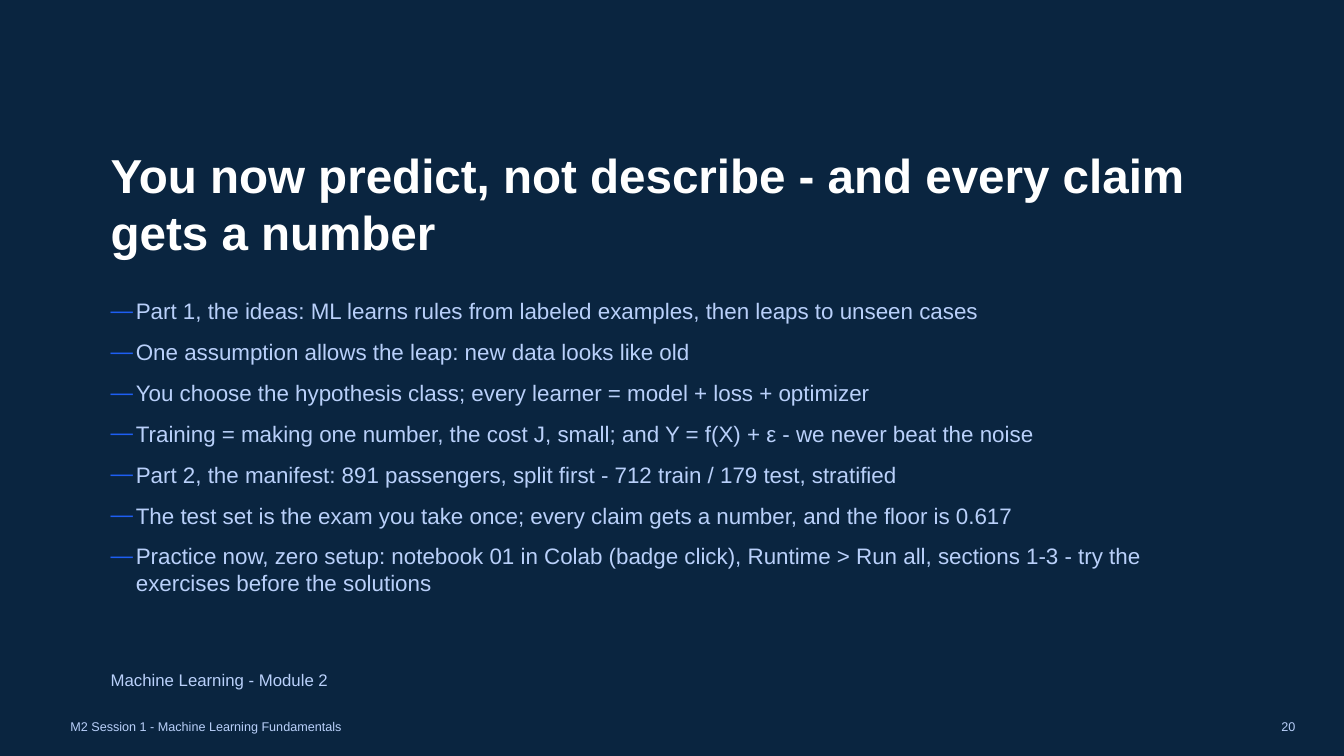
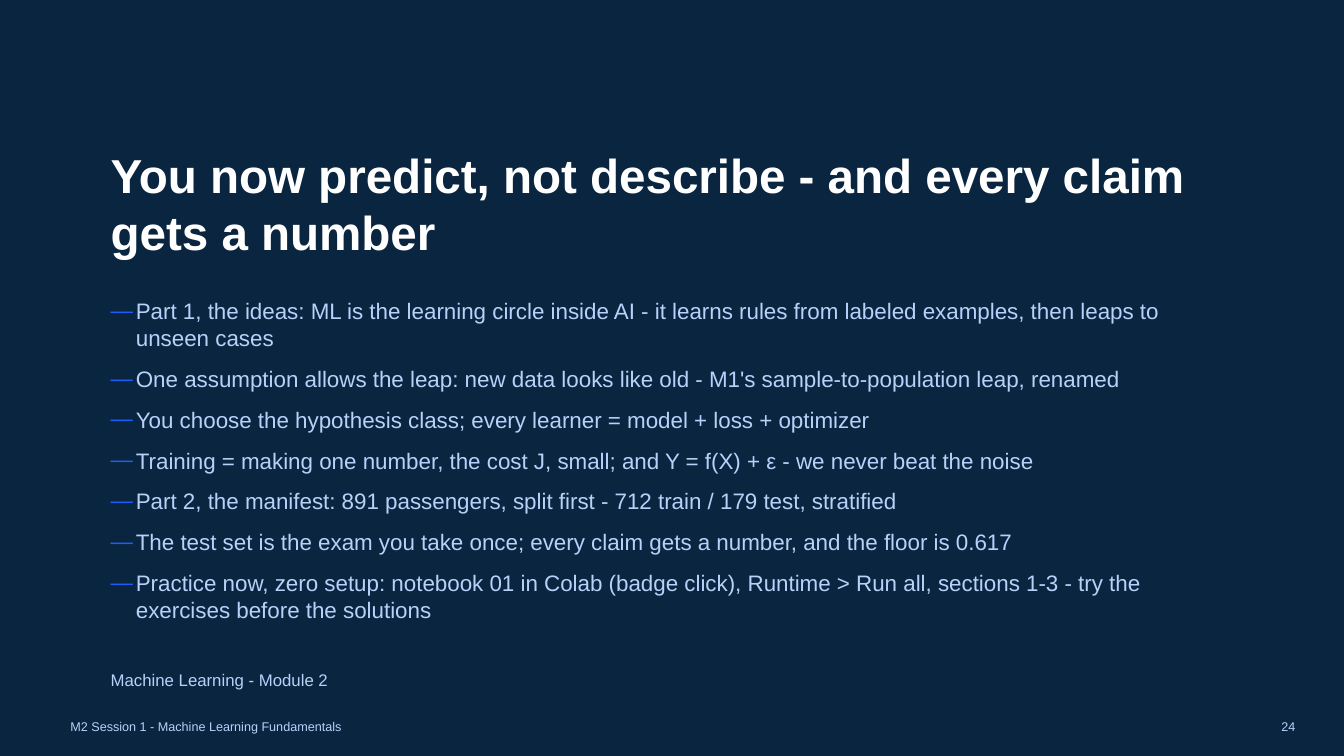
Before and after one commit to koenossendrijver/fontys-tech-exercises, a slide deck: slide 24 of presentations/m2-session-1-machine-learning-fundamentals.pptx (slide 20 before the commit). Drawn at 1344x756 pixels with LibreOffice and Linux fonts; fonts in the diff are those of the drawing. Boxes give left, top, right and bottom in pixels: in the first picture for what was removed or moved away, otherwise in the second. Text is boxed around its words. In the diff, an @@ line names an element or a change of style, - is before the commit and + after.

```diff
--- a/presentations/m2-session-1-machine-learning-fundamentals.pptx
+++ b/presentations/m2-session-1-machine-learning-fundamentals.pptx
@@ text at bbox=[136, 303, 1159, 392]: text changed @@
-— Part 1, the ideas: ML learns rules from labeled examples, then leaps to unseen cases
-— One assumption allows the leap: new data looks like old
+— Part 1, the ideas: ML is the learning circle inside AI - it learns rules from labeled examples, then leaps to unseen cases
+— One assumption allows the leap: new data looks like old - M1's sample-to-population leap, renamed
@@ text at bbox=[1281, 722, 1295, 731]: text changed @@
-20
+24
```
Also in this commit, not shown: 16 other slides changed, 4 slides added, 4 other files.
